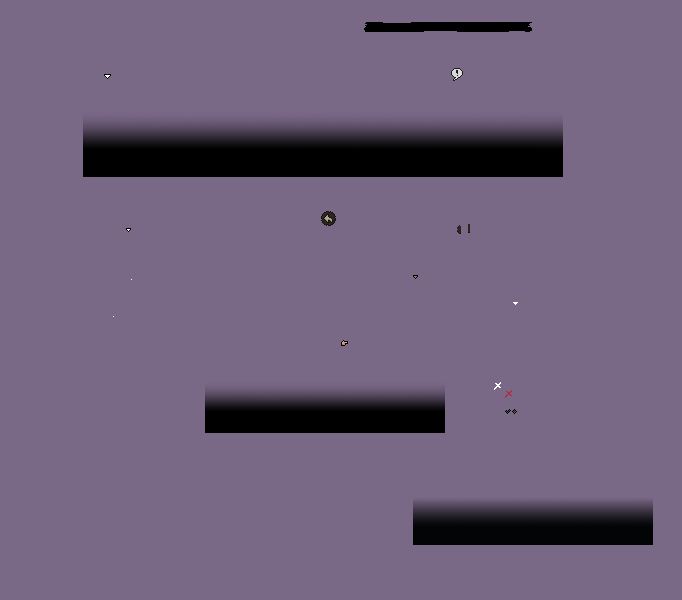
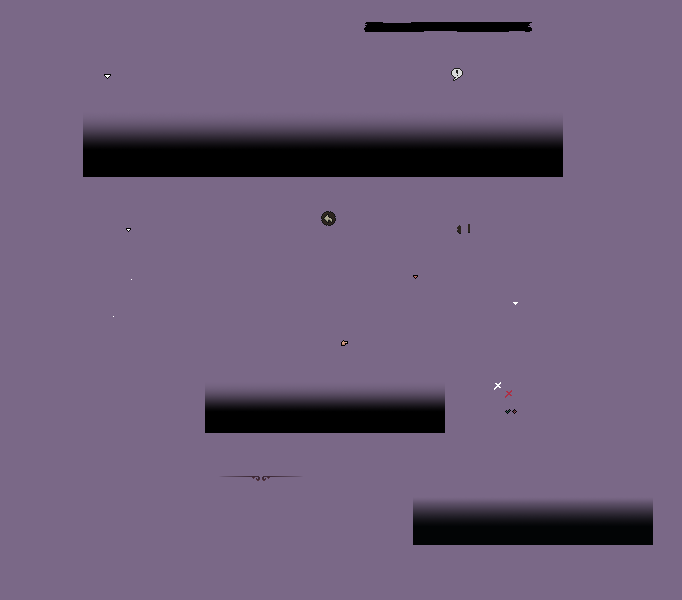
Layer changes from the first (682, 600) image to the second:
added group "Ornaments" with 1 layers above "CloseButtonHot.png" over [left=219, top=476, right=303, bottom=481]
added layer "DialogOrnament.png" in group "Ornaments" over [left=219, top=476, right=303, bottom=481]
